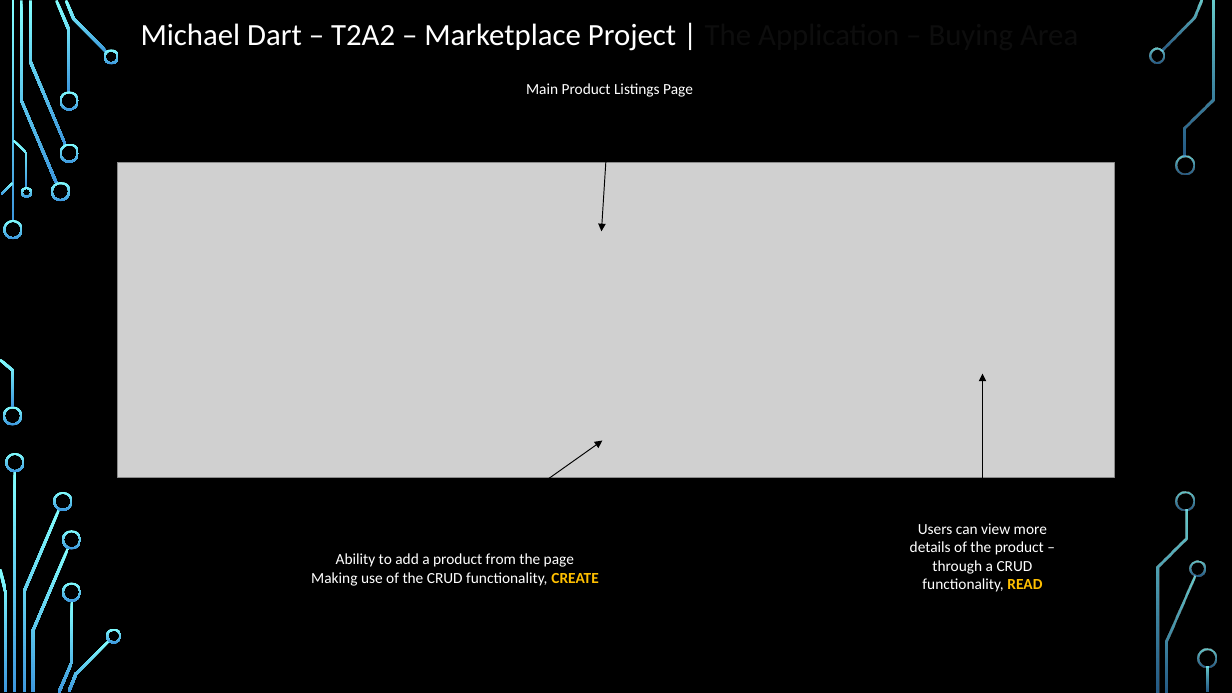
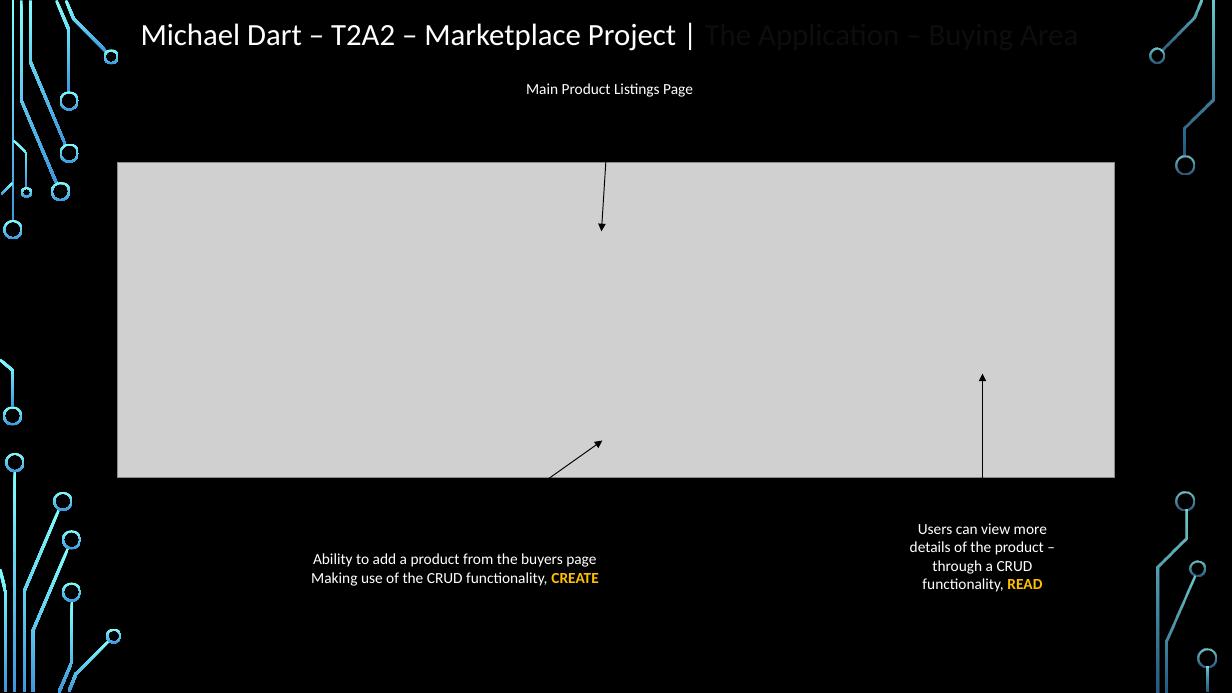
Before and after one commit to mdart86/Two_Sided_Marketplace_Project, a slide deck: slide 10 of ppt/MichaelDart_T2A2_Slidedeck.pptx. Drawn at 1232x693 pixels with LibreOffice and Linux fonts; fonts in the diff are those of the drawing; grey boxes stand for pictures; background and template pictures are left out. Boxes give left, top, right and bottom in pixels: in the first picture for what was removed or moved away, otherwise in the second. Text is boxed around its words. In the diff, an @@ line names an element or a change of style, - is before the commit and + after.

```diff
--- a/ppt/MichaelDart_T2A2_Slidedeck.pptx
+++ b/ppt/MichaelDart_T2A2_Slidedeck.pptx
@@ text at (x1=311, y1=553, x2=598, y2=586): text changed @@
-Ability to add a product from the page
-Making use of the CRUD functionality, CREATE
+Ability to add a product from the buyers page
+Making use of the CRUD functionality, CREATE
```
Also in this commit, not shown: 6 other slides changed.
